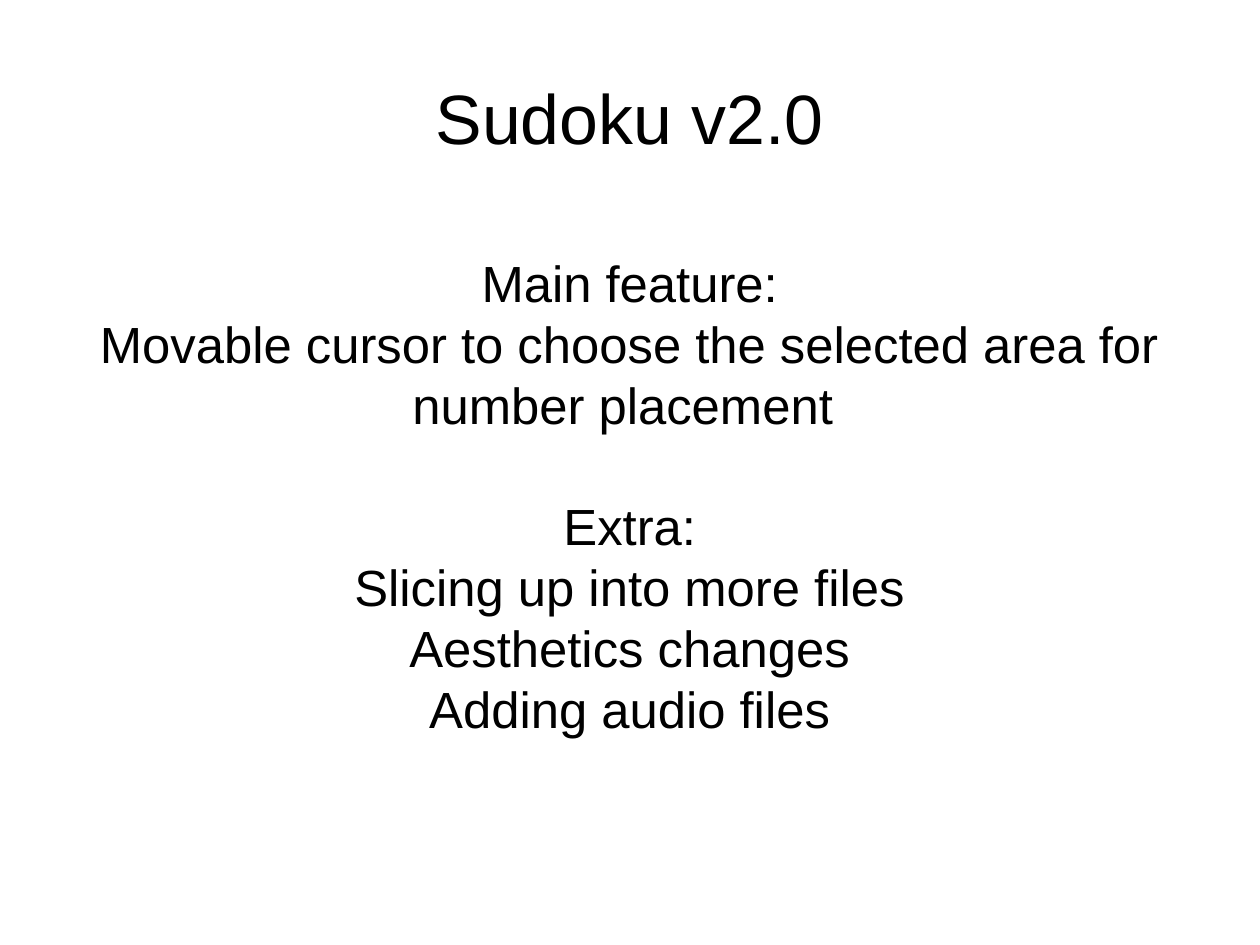
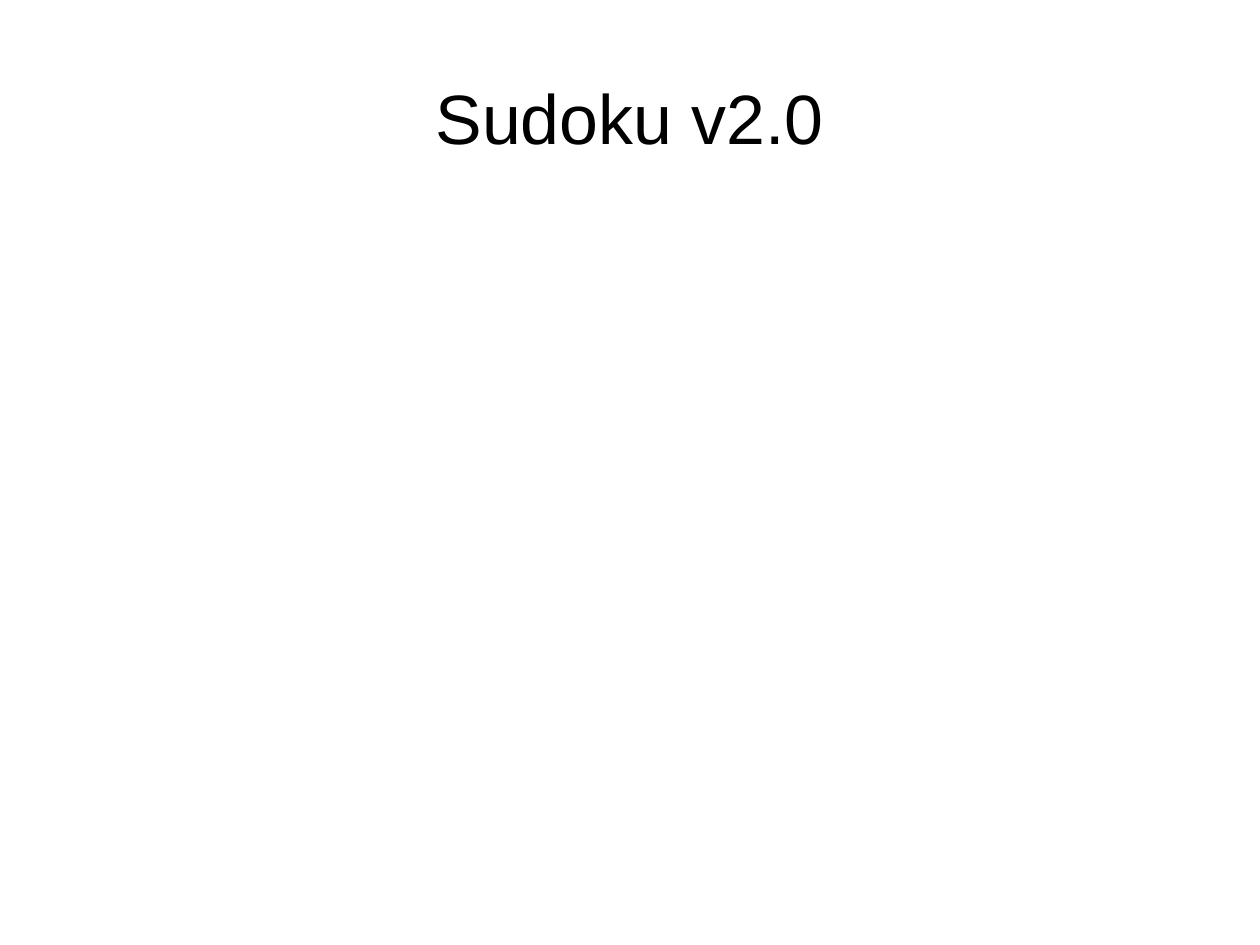
Before and after one commit to kotoszo/sudoku, a slide deck: slide 2 of Untitled 1.odp. Drawn at 1260x945 pixels with LibreOffice and Linux fonts; fonts in the diff are those of the drawing. Boxes give left, top, right and bottom in pixels: in the first picture for what was removed or moved away, otherwise in the second. Text is boxed around its words. In the diff, an @@ line names an element or a change of style, - is before the commit and + after.

```diff
--- a/Untitled 1.odp
+++ b/Untitled 1.odp
@@ subtitle removed at <box>100,265,1158,739</box> @@
-Main feature:
-Movable cursor to choose the selected area for number placement
-Extra:
-Slicing up into more files
-Aesthetics changes
-Adding audio files
```
Also in this commit, not shown: 1 other file.
